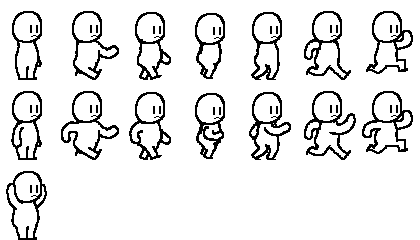
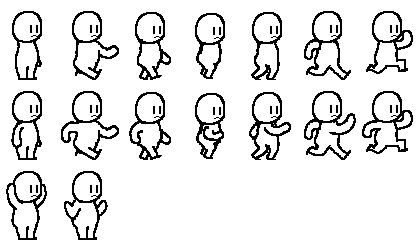
Layer changes from the first 420 x 240 image to the second:
added layer "Layer 11" above "Layer 9" over [64, 171, 108, 240]
